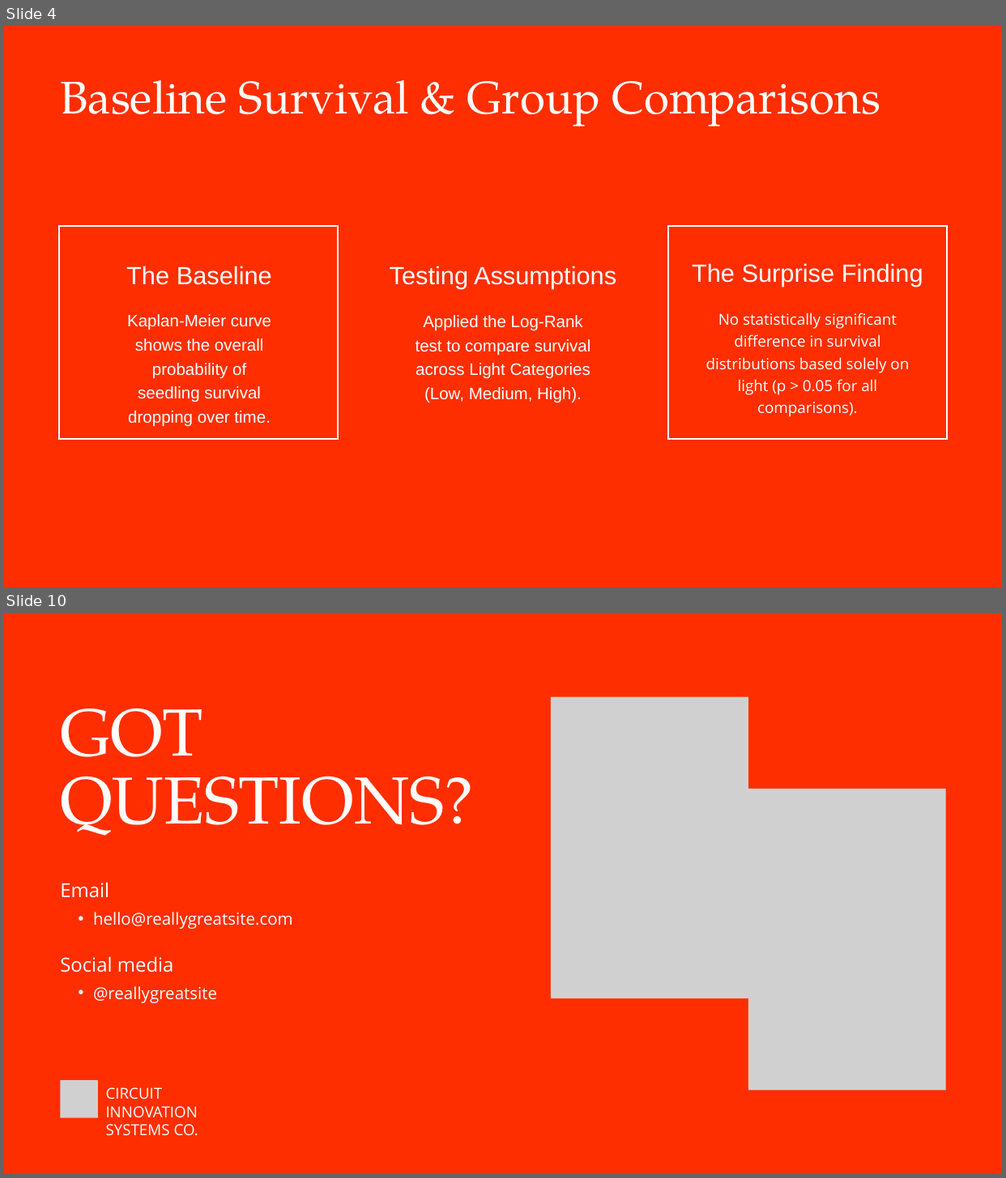
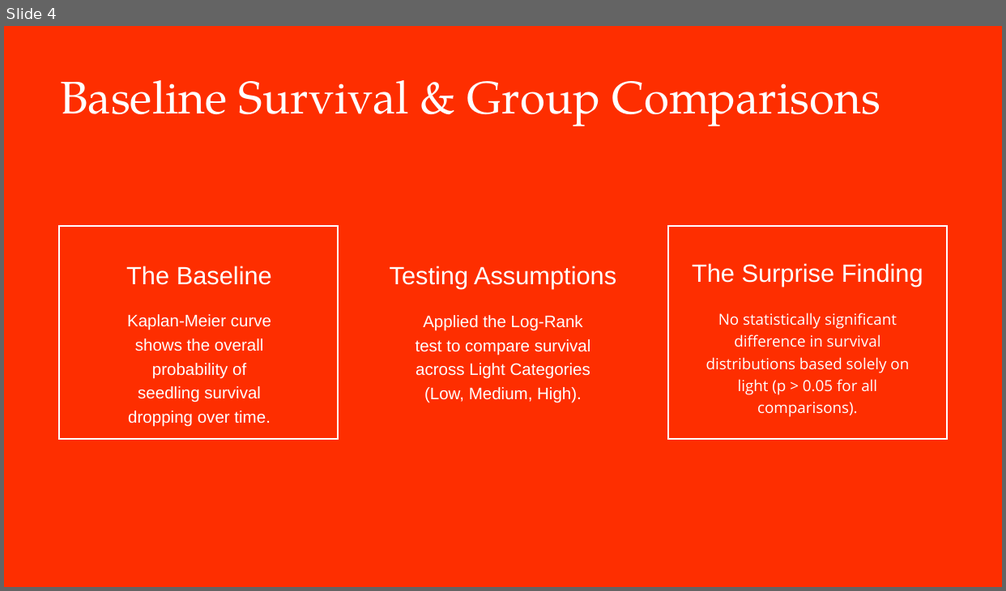
Before and after one commit to liskajiri/appr_lifelines, a slide deck: APPR_PRESENTATION.pptx. Shown one above the other, each under a label of ours: slides 4 and 10 before the commit, slide 4 after it; the slides between them are not shown. The pictures are 1006x1178 and 1006x591 pixels, drawn with LibreOffice and Linux fonts; fonts in the diff are those of the drawing; grey boxes stand for pictures. Boxes give left, top, right and bottom in pixels: in the first picture for what was removed or moved away, otherwise in the second. Text is boxed around its words. In the diff, an @@ line names an element or a change of style, - is before the commit and + after.

```diff
--- a/APPR_PRESENTATION.pptx
+++ b/APPR_PRESENTATION.pptx
@@ slide 10 removed at (x1=4, y1=613, x2=1002, y2=1174), background #FE2E00 @@
@@ text removed at (x1=60, y1=708, x2=474, y2=836) @@
-GOT QUESTIONS?
@@ picture removed at (x1=551, y1=696, x2=748, y2=999) @@
@@ picture removed at (x1=748, y1=789, x2=946, y2=1091) @@
@@ text removed at (x1=60, y1=882, x2=109, y2=898) @@
-Email
@@ text removed at (x1=93, y1=912, x2=293, y2=929) @@
-  • hello@reallygreatsite.com
@@ text removed at (x1=60, y1=956, x2=174, y2=973) @@
-Social media
@@ text removed at (x1=93, y1=986, x2=217, y2=1003) @@
-  • @reallygreatsite
@@ picture removed at (x1=61, y1=1080, x2=98, y2=1118) @@
@@ text removed at (x1=106, y1=1088, x2=198, y2=1136) @@
-CIRCUIT INNOVATION
-SYSTEMS CO.
@@ line removed from (245, 1101) to (482, 1101) @@
```
Also in this commit, not shown: 2 slides changed, 4 slides added, 6 other slides removed, 1 other file.
